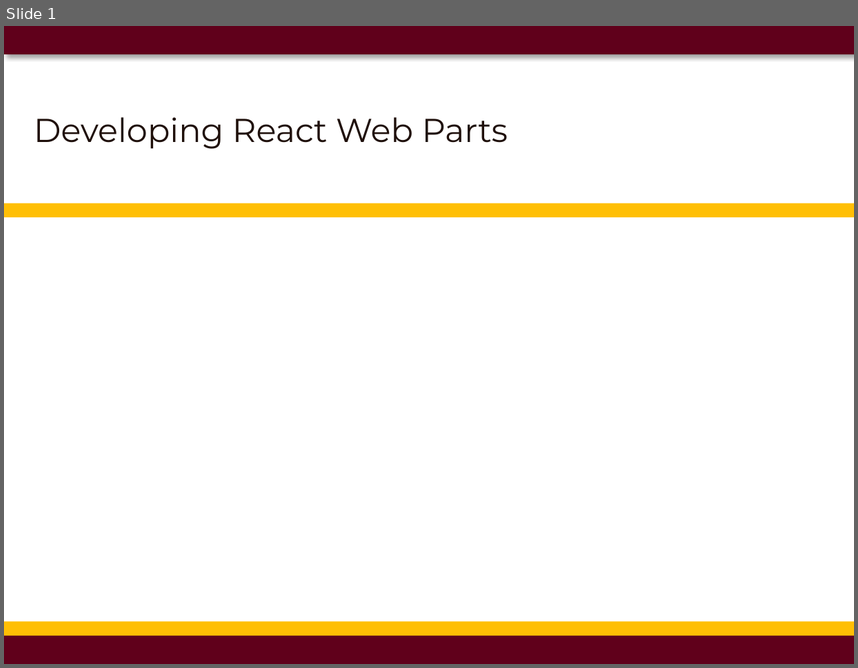
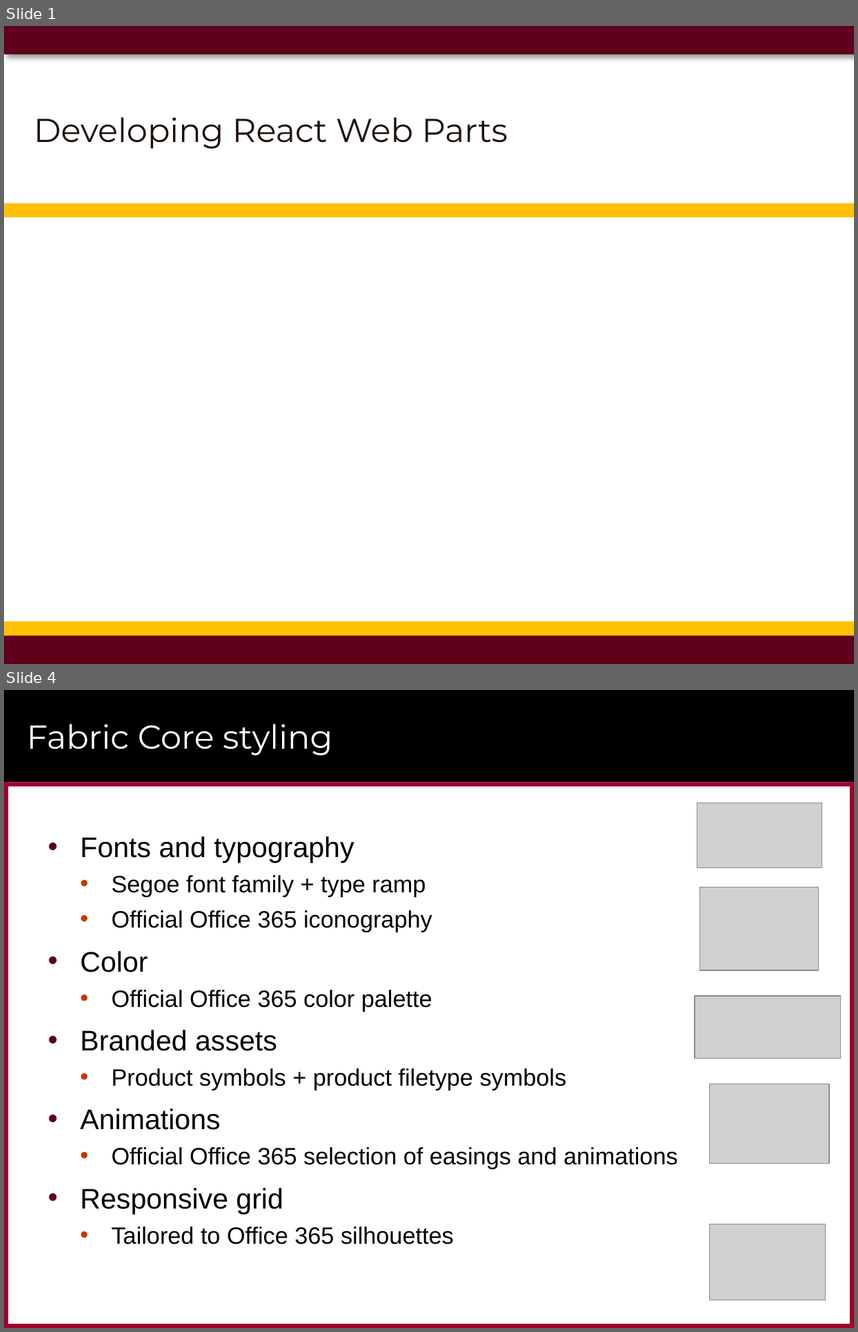
Before and after one commit to CriticalPathTraining/MSD365_Courseware, a slide deck: 05 ReactWebParts.pptx. Shown one above the other, each under a label of ours: slide 1 before the commit, slides 1 and 4 after it; the slides between them are not shown. The pictures are 858x668 and 858x1332 pixels, drawn with LibreOffice and Linux fonts; fonts in the diff are those of the drawing; grey boxes stand for pictures; background and template pictures are left out. Boxes give left, top, right and bottom in pixels: in the first picture for what was removed or moved away, otherwise in the second. Text is boxed around its words. In the diff, an @@ line names an element or a change of style, - is before the commit and + after.

```diff
--- a/05 ReactWebParts.pptx
+++ b/05 ReactWebParts.pptx
@@ slide 4 added at (4, 690, 854, 1328), background #FFFFFF @@
@@ rectangle added at (4, 690, 854, 782), fill #000000 @@
@@ title added at (27, 724, 332, 756), 28 pt, text #FFFFFF @@
+Fabric Core styling
@@ rectangle added at (4, 782, 854, 786), fill #9F002D @@
@@ rectangle added at (4, 782, 8, 1328), fill #9F002D @@
@@ rectangle added at (850, 782, 854, 1328), fill #9F002D @@
@@ picture added at (697, 803, 822, 867) @@
@@ text added at (80, 836, 678, 1244), 20 pt, text #000000 @@
+• Fonts and typography
+  • Segoe font family + type ramp
+  • Official Office 365 iconography
+• Color
+  • Official Office 365 color palette
+• Branded assets
+  • Product symbols + product filetype symbols
+• Animations
+  • Official Office 365 selection of easings and animations
+• Responsive grid
+  • Tailored to Office 365 silhouettes
@@ picture added at (700, 887, 819, 971) @@
@@ picture added at (695, 996, 840, 1059) @@
@@ picture added at (710, 1083, 829, 1163) @@
@@ picture added at (710, 1224, 826, 1299) @@
@@ rectangle added at (805, 1283, 838, 1314), fill #FFFFFF at 75% opacity @@
@@ rectangle added at (4, 1323, 854, 1328), fill #9F002D @@
```
Also in this commit, not shown: 1 slide changed, 13 other slides added, 28 slides removed, 19 other files.
